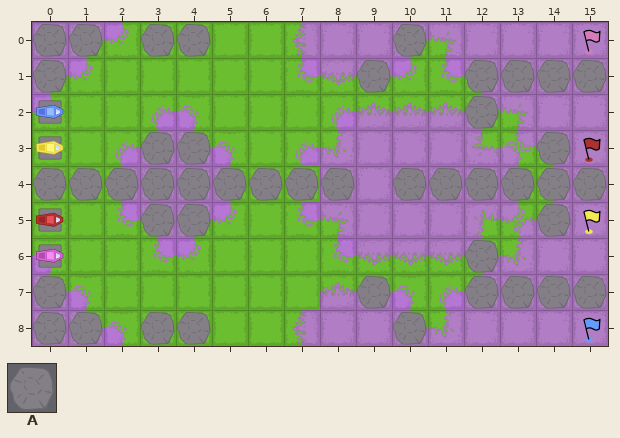
Tiled map -- pc/assets/level/010.tmx. Above, as it was before the edit.
Cells are 256x256 px. Shown: x 0..15, y 0..8.
Key: from "ObjectTiles": A 1 "stone".
_ is an empty cell.
Layers that did not change in this view are not listed.
Layer "Objects" before, first column x 0:
0 AA_AA_____A_____
1 A________A__AAAA
2 ____________A___
3 ___AA_________A_
4 AAAAAAAAA_AAAAAA
5 ___AA_________A_
6 ____________A___
7 A________A__AAAA
8 AA_AA_____A_____
The same view after the edit:
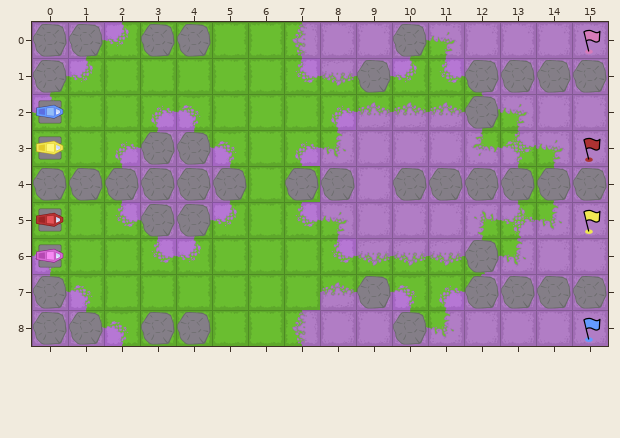
Diff:
Layer "Objects":
The author cleared tile A in row 3 at x 14; in row 4 at x 6; in row 5 at x 14.
